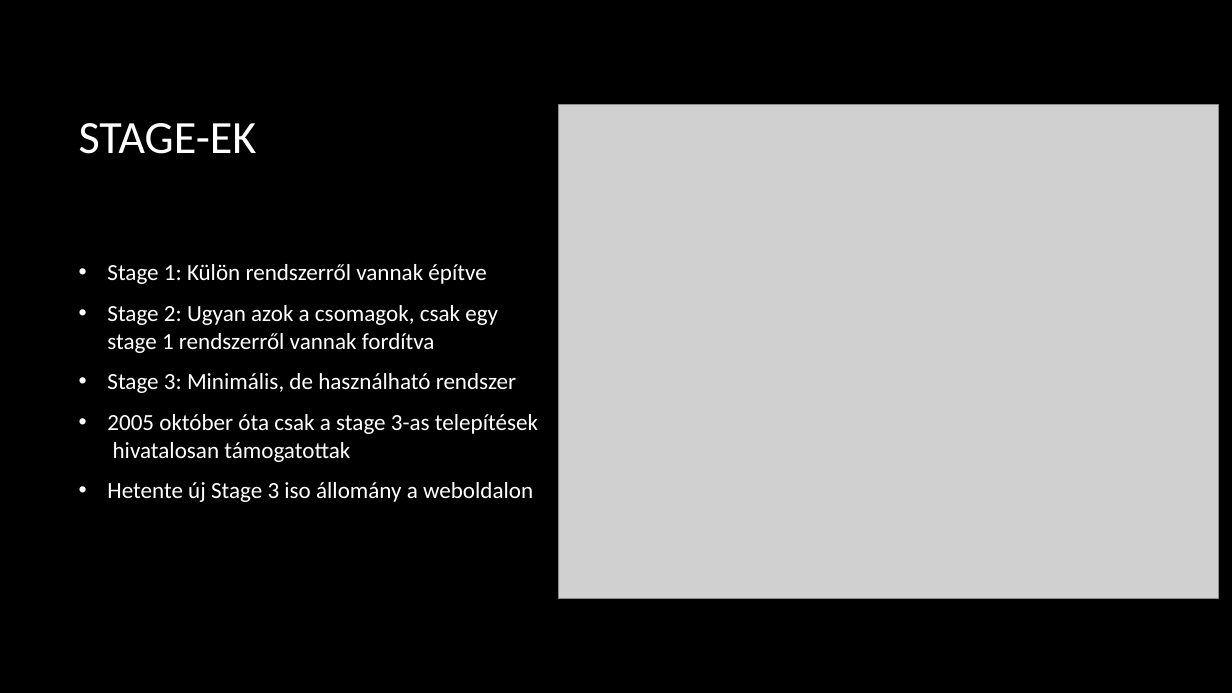
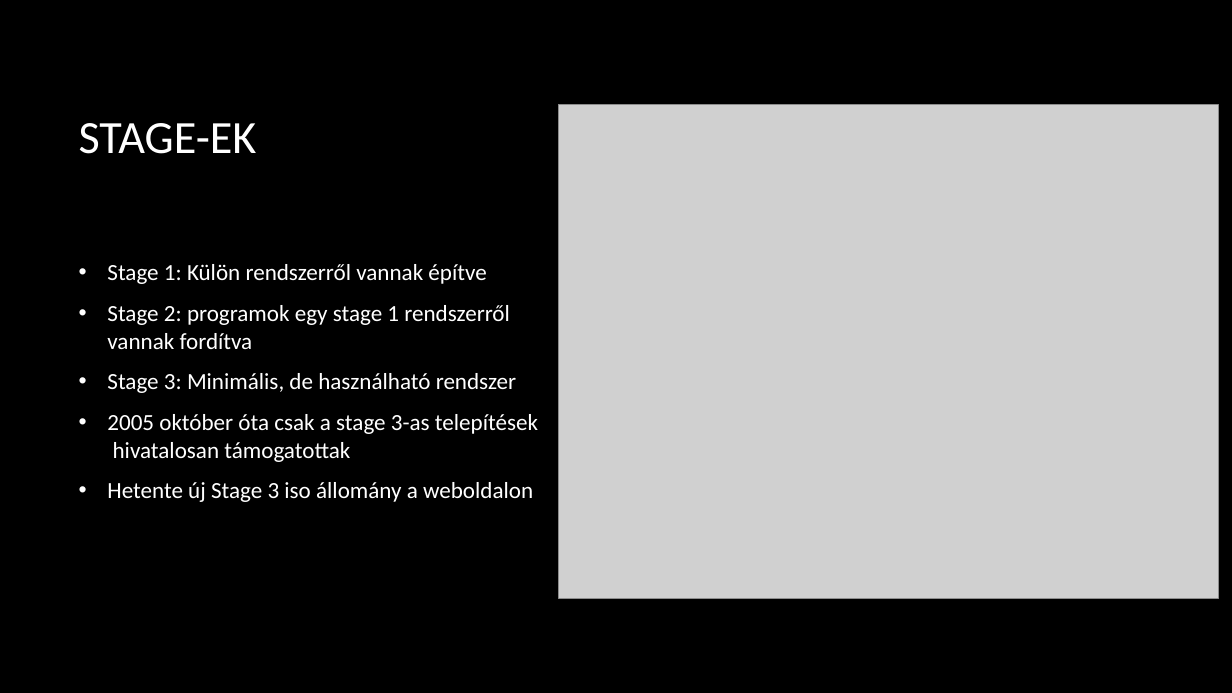
Before and after one commit to n-szilard/ikt-ppt, a slide deck: slide 3 of Gentoo_linux.pptx. Drawn at 1232x693 pixels with LibreOffice and Linux fonts; fonts in the diff are those of the drawing; grey boxes stand for pictures; background and template pictures are left out. Boxes give left, top, right and bottom in pixels: in the first picture for what was removed or moved away, otherwise in the second. Text is boxed around its words. In the diff, an @@ line names an element or a change of style, - is before the commit and + after.

```diff
--- a/Gentoo_linux.pptx
+++ b/Gentoo_linux.pptx
@@ text at bbox=[107, 305, 510, 349]: text changed @@
-• Stage 2: Ugyan azok a csomagok, csak egy stage 1 rendszerről vannak fordítva
+• Stage 2: programok egy stage 1 rendszerről vannak fordítva
```
Also in this commit, not shown: 4 other slides changed, 1 slide added, 1 slide removed.
